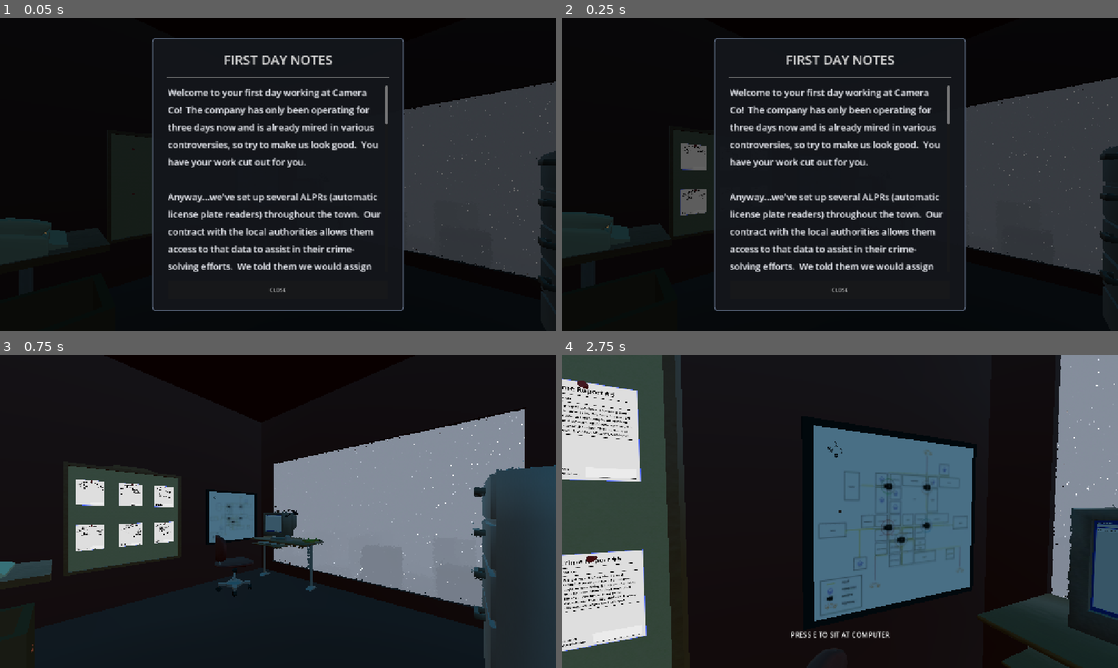
Above: before the commit, frames 1-4 (two rows, left to right).
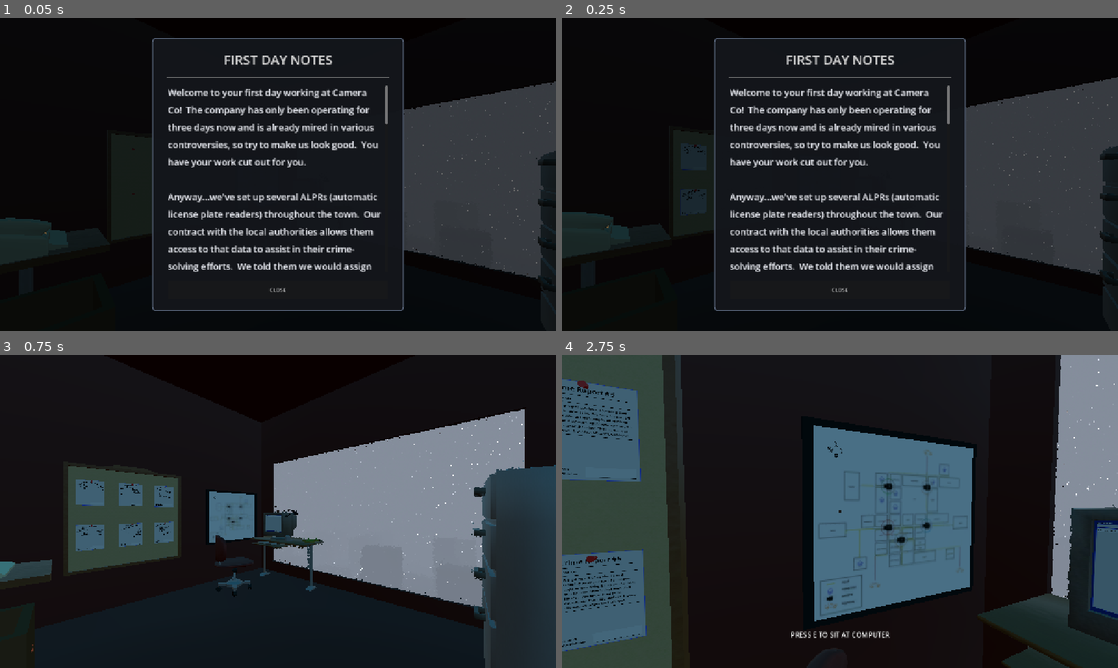
Above: after the commit, the same moments.

Repository: Ciph3rzer0/brackeys-2026.2-trust-no-one
Game: Godot game, scene res://scenes/city.tscn
The game is run twice, just before and just after one commit, with the same random seed, the same clock (stepped at 60 frames per second) and the same inputs.
Inputs (mouse positions are in pixels of both pictures, inside the frame that each line leads up to):
- Up to frame 1 (0.05 s): no input
- Up to frame 2 (0.25 s): no input
- Up to frame 3 (0.75 s): tap Enter at 0.5 s; move the mouse to (400, 495) at 0.52 s; hold D (pc_right) from 0.53 s (still down); hold E (pc_interact) from 0.53 s (still down); click (400, 495) at 0.67 s
- Up to frame 4 (2.75 s): tap Space at 0.77, 1.07, 1.52, 1.82 s; move the mouse to (812, 511) at 1.27 s; release D (pc_right) at 1.28 s; release E (pc_interact) at 1.28 s; hold W (pc_forward) from 1.28 s (still down); tap Ctrl at 1.35 s; move the mouse to (851, 505) at 2.02 s; hold Shift from 2.03 s (still down)

Frame 1 is identical in both runs. In frame 2, 0.7% of the frame differs, in the area x 21-26%, y 40-64%; in frame 3, 1.8%; in frame 4, 8.3%, in the area x 0-16%, y 7-95%.

Commit message:
fix: lighting on crime_report_3d

Diff:
--- a/scenes/crime_report_3d.tscn
+++ b/scenes/crime_report_3d.tscn
@@ -18,6 +18,7 @@
 [node name="Sprite3D" type="Sprite3D" parent="." unique_id=277536913]
 transform = Transform3D(0.112, 0, 0, 0, 0.112, 0, 0, 0, 0.112, -0.020474896, 0.006262362, -0.0032397509)
 offset = Vector2(0, -300)
+shaded = true
 texture = SubResource("ViewportTexture_eqs3u")
 
 [node name="CollisionShape3D" type="CollisionShape3D" parent="." unique_id=1345316213]
